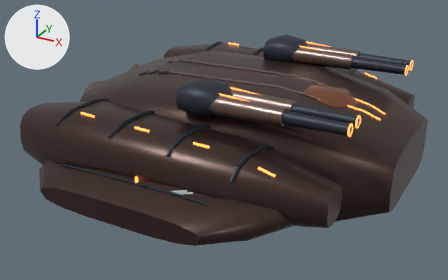
What one commit did to the glTF model art/blender/bastion.glb.
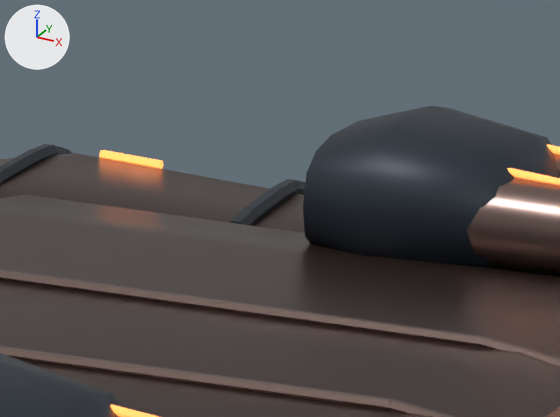
The first picture shows the older version from a camera (50 mm lens) standing at (36.4, -72.5, 34.3) and looking at (-2.5, -1.8, -1.1). The close-ups show the older and then the newer version on the part from 47% to 69% of the width and 6% to 32% of the height of that picture. Only the edits that show in the close-ups are written down. Every picture has the same lights, and +X, +Y and +Z are marked at upper left. Vertices at exactly the same position are counted once.

Script lines for the objects in view, before the commit:
```python
me_heat_shield_joint = bpy.data.meshes.new('Heat shield joint')
me_heat_shield_joint.from_pydata(...)  # 1794 vertices, 3340 faces; spans x -20.0..13.0, y -21.3..21.3, z -6.2..8.2
me_heat_shield_joint.materials.append(mat_graphite_heat_armour)  # dark blue #2a333d
me_hull_panel_break = bpy.data.meshes.new('Hull panel break')
me_hull_panel_break.from_pydata(...)  # 217 vertices, 419 faces; spans x -15.0..18.0, y -4.0..4.0, z 5.0..8.6
me_hull_panel_break.materials.append(mat_brushed_panel_alloy)  # brown #7c6761
me_pressure_hull = bpy.data.meshes.new('Pressure hull')
me_pressure_hull.from_pydata(...)  # 364 vertices, 704 faces; spans x -27.0..23.0, y -22.9..22.9, z -5.9..8.4
me_pressure_hull.materials.append(mat_hull_paint)  # brown #463530
me_stencilled_inspection_mark = bpy.data.meshes.new('Stencilled inspection mark')
me_stencilled_inspection_mark.from_pydata(...)  # 466 vertices, 944 faces; spans x 7.99..11.12, y -6.99..6.99, z -5.99..-5.51
me_stencilled_inspection_mark.materials.append(mat_service_stencil)  # light grey #c0ced0
ob_hull_brushed_panel_alloy = bpy.data.objects.new('hull Brushed panel alloy', me_hull_panel_break)
ob_hull_brushed_panel_alloy.location = (0.0, 0.0, 0.0)
ob_hull_graphite_heat_armour = bpy.data.objects.new('hull Graphite heat armour', me_heat_shield_joint)
ob_hull_graphite_heat_armour.location = (0.0, 0.0, 0.0)
ob_hull_hull_paint = bpy.data.objects.new('hull Hull paint', me_pressure_hull)
ob_hull_hull_paint.location = (0.0, 0.0, 0.0)
ob_hull_service_stencil = bpy.data.objects.new('hull Service stencil', me_stencilled_inspection_mark)
ob_hull_service_stencil.location = (0.0, 0.0, 0.0)
# also in view: 'hull Hull guidance' at (3.0, 0.0, 0.7); 'mount Hull guidance' at (9.5, 0.0, 9.4); 'mount Graphite heat armour' at (8.5, 0.0, 9.2); 'mount Brushed panel alloy' at (6.2, 0.0, 9.0)
```
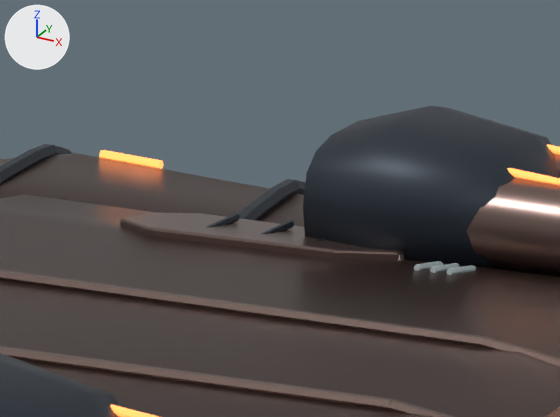
Where the change shows, as pixel boxes [x1, y1, x2, y2] in the close-ups (560 x 417 px):
'hull Brushed panel alloy', reshaped
    before: [0, 269, 560, 417]
    after: [0, 212, 560, 417]
'hull Graphite heat armour', reshaped
    before: [0, 144, 306, 225]
    after: [0, 144, 326, 241]
'hull Service stencil', reshaped (not visible before)
    after: [414, 261, 476, 275]
part 1 of me_hull_panel_break, added
    after: [120, 212, 404, 261]
part 2 of me_heat_shield_joint, added
    after: [207, 214, 326, 241]

Patch to the scene script:
```diff
--- a/art/blender/bastion.glb.py
+++ b/art/blender/bastion.glb.py
@@ me_heat_shield_joint @@
 # used by ob_hull_graphite_heat_armour; location = (0.0, 0.0, 0.0)
-me_heat_shield_joint.from_pydata(...)  # 1794 vertices, 3340 faces; spans x -20.0..13.0, y -21.3..21.3, z -6.2..8.2
+me_heat_shield_joint.from_pydata(...)  # 2010 vertices, 3700 faces; spans x -20.0..13.0, y -21.3..21.3, z -6.3..8.2
+# me_heat_shield_joint part 2: 36 vertices added at x -4.7..-1.2, y 8.9..10.7, z 8.0..8.2
+# other edits to the shape of me_heat_shield_joint do not show in these pictures
 me_heat_shield_joint.materials.append(mat_graphite_heat_armour)
@@ me_stencilled_inspection_mark @@
 # used by ob_hull_service_stencil; location = (0.0, 0.0, 0.0)
-me_stencilled_inspection_mark.from_pydata(...)  # 466 vertices, 944 faces; spans x 7.99..11.12, y -6.99..6.99, z -5.99..-5.51
+me_stencilled_inspection_mark.from_pydata(...)  # 967 vertices, 1896 faces; spans x 1.9..11.12, y -8.95..8.95, z -5.99..8.44
+# me_stencilled_inspection_mark part 3: 252 vertices added at x 1.9..3.17, y 7.83..8.95, z 8.11..8.44
+# other edits to the shape of me_stencilled_inspection_mark do not show in these pictures
 me_stencilled_inspection_mark.materials.append(mat_service_stencil)
@@ me_hull_panel_break @@
 # used by ob_hull_brushed_panel_alloy; location = (0.0, 0.0, 0.0)
-me_hull_panel_break.from_pydata(...)  # 217 vertices, 419 faces; spans x -15.0..18.0, y -4.0..4.0, z 5.0..8.6
+me_hull_panel_break.from_pydata(...)  # 889 vertices, 1739 faces; spans x -15.0..18.0, y -11.6..11.6, z -6.2..8.6
+# me_hull_panel_break part 1: a new loose piece of 112 vertices spanning x -7.0..1.0, y 7.9..11.6, z 7.4..8.4, in mat_brushed_panel_alloy (brown #7c6761)
+# other edits to the shape of me_hull_panel_break do not show in these pictures
 me_hull_panel_break.materials.append(mat_brushed_panel_alloy)
```
